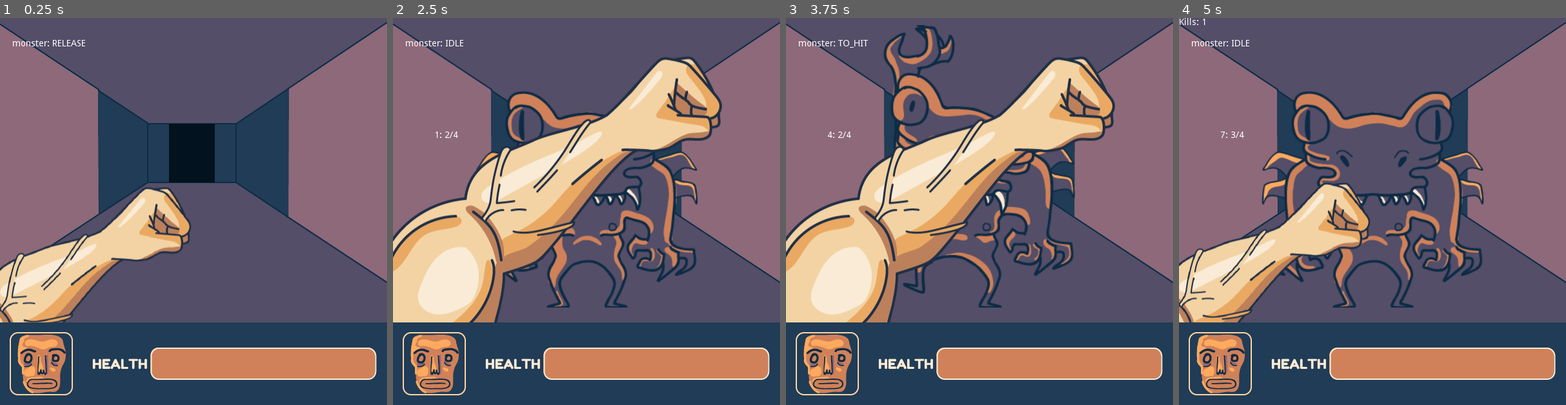
Above: before the commit, frames 1-4 (left to right).
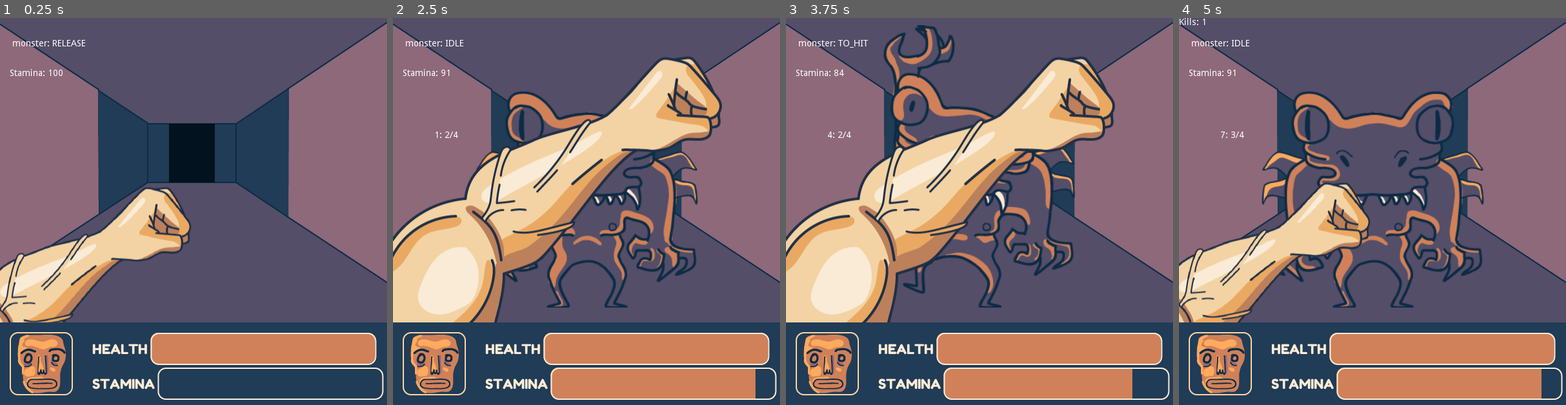
Above: after the commit, the same moments.

Repository: blackmambastudio/mocho
Game: Godot game, scene res://Game.tscn
The game is run twice, just before and just after one commit, with the same random seed, the same clock (stepped at 60 frames per second) and the same inputs.
Inputs (mouse positions are in pixels of both pictures, inside the frame that each line leads up to):
- Up to frame 1 (0.25 s): no input
- Up to frame 2 (2.5 s): hold Right (ui_right) 0.53-1.28 s; tap D (block) at 0.6, 1.55, 2.1 s; click (586, 211) at 0.67 s; tap K (hit) at 0.8, 1.35, 2.3 s; tap Enter at 1.25 s; move the mouse to (509, 230) at 1.27 s; click (509, 230) at 1.42 s; move the mouse to (625, 126) at 2.02 s; hold Right (ui_right) from 2.03 s (still down); click (625, 126) at 2.17 s
- Up to frame 3 (3.75 s): tap Space at 2.75 s; move the mouse to (960, 288) at 2.77 s; tap K (hit) at 2.85 s; click (960, 288) at 2.92 s; tap D (block) at 3.05, 3.6 s; move the mouse to (1095, 269) at 3.52 s; release Right (ui_right) at 3.53 s; click (1095, 269) at 3.67 s
- Up to frame 4 (5 s): tap K (hit) at 3.8, 4.35 s; move the mouse to (1256, 153) at 4.27 s; click (1256, 153) at 4.42 s; tap D (block) at 4.55 s

The runs differ from the first frame. In frame 1, 6.0% of the frame differs, in the area x 2-100%, y 13-99%; in frame 2, 7.2%; in frame 3, 7.1%; in frame 4, 7.2%.

Commit message:
simple stamina first attemp

Diff:
--- a/GUI.gd
+++ b/GUI.gd
@@ -1,6 +1,7 @@
 extends CanvasLayer
 
 onready var _health = $GUI/HUD/VBoxContainer/HealthContainer/HealthBar
+onready var _stamina = $GUI/HUD/VBoxContainer/StaminaContainer/StaminaBar
 
 # Called when the node enters the scene tree for the first time.
 func _ready():
@@ -9,3 +10,6 @@
 func update_health(value):
 	_health.set_value(value)
 	# TODO: Update the face of Mocho
+
+func update_stamina(value):
+	_stamina.set_value(value)
--- a/GUI.tscn
+++ b/GUI.tscn
@@ -37,7 +37,6 @@
 texture = ExtResource( 2 )
 
 [node name="VBoxContainer" type="VBoxContainer" parent="GUI/HUD"]
-editor/display_folded = true
 anchor_left = 1.0
 anchor_right = 1.0
 margin_left = -457.0
@@ -47,9 +46,8 @@
 alignment = 1
 
 [node name="HealthContainer" type="HBoxContainer" parent="GUI/HUD/VBoxContainer"]
-margin_top = 23.0
-margin_right = 441.0
-margin_bottom = 73.0
+margin_right = 452.0
+margin_bottom = 50.0
 
 [node name="Text" type="Label" parent="GUI/HUD/VBoxContainer/HealthContainer"]
 margin_top = 12.0
@@ -65,3 +63,23 @@
 margin_bottom = 50.0
 texture_over = ExtResource( 4 )
 texture_progress = ExtResource( 5 )
+
+[node name="StaminaContainer" type="HBoxContainer" parent="GUI/HUD/VBoxContainer"]
+margin_top = 54.0
+margin_right = 452.0
+margin_bottom = 104.0
+
+[node name="Text" type="Label" parent="GUI/HUD/VBoxContainer/StaminaContainer"]
+margin_top = 12.0
+margin_right = 97.0
+margin_bottom = 38.0
+custom_fonts/font = SubResource( 1 )
+custom_colors/font_color = Color( 1, 0.92549, 0.839216, 1 )
+text = "STAMINA"
+
+[node name="StaminaBar" type="TextureProgress" parent="GUI/HUD/VBoxContainer/StaminaContainer"]
+margin_left = 101.0
+margin_right = 452.0
+margin_bottom = 50.0
+texture_over = ExtResource( 4 )
+texture_progress = ExtResource( 5 )
--- a/Game.gd
+++ b/Game.gd
@@ -35,6 +35,7 @@
 func kill_monster():
 	if !current_monster: return
 	yield(current_monster.get_damage(100000), "completed")
+	$Mocho.add_stamina(10)
 #	current_monster.get_damage(100000)
 	if current_monster.hp < 0:
 		var Death = alien_death.instance()
@@ -92,6 +93,9 @@
 
 func on_monster_updated(status):
 	if status == STATUS.HIT:
+		var damage = current_monster.damage
+		if $Mocho.stamina < 10:
+			damage *= 2
 		$Mocho.get_damage(current_monster.damage)
 		# Update the GUI
 		$UI.update_health($Mocho.hp)
@@ -102,3 +106,6 @@
 
 	if tick % 4 == 0:
 		$Tempo.text = str(beat) + ': '+str(tick/4 + 1) + '/4'
+	if tick == 0:
+		$Mocho.add_stamina(1)
+		$UI.update_stamina($Mocho.stamina)
--- a/Game.tscn
+++ b/Game.tscn
@@ -92,6 +92,7 @@
 hp = 100.0
 
 [node name="AudioManager" type="Control" parent="."]
+editor/display_folded = true
 margin_right = 40.0
 margin_bottom = 40.0
 script = ExtResource( 5 )
--- a/Mocho.gd
+++ b/Mocho.gd
@@ -3,19 +3,41 @@
 onready var block_blood = preload("res://BlockBlood.tscn")
 
 var AM
+var stamina = 100
 
 func _ready():
 	AM = get_node("../AudioManager")
 
+func hit():
+	if stamina < 10: return
+	.hit()
+
+func add_stamina(value):
+	if self.hp <= 0: return
+	self.stamina += value
+	if self.stamina < 0:
+		self.stamina = 0
+	if self.stamina > 100:
+		self.stamina = 100
+
+	$Stamina.text = 'Stamina: '+str(self.stamina)
+
 func set_status(status):
 	match status:
-		STATUS.IDLE, STATUS.CANCEL:
+		STATUS.CANCEL:
+			self.add_stamina(10)
+			$ColorRect.self_modulate.a = 0
+			$Sprite.set_frame(0)
+			$AnimationPlayer.play("Idle")
+		STATUS.IDLE:
 			$ColorRect.self_modulate.a = 0
 			$Sprite.set_frame(0)
 			$AnimationPlayer.play("Idle")
 		STATUS.PARRY:
+			self.add_stamina(50)
 			$AnimationPlayer.play("ParryHit", -1, 1.3)
 		STATUS.TO_HIT:
+			self.add_stamina(-10)
 			$Sprite.set_frame(3)
 		STATUS.HIT:
 			$Sprite.set_frame(4)
@@ -44,6 +66,7 @@
 			add_child(Blood)
 			Blood.set_emitting(true)
 			$AnimationPlayer.play("BlockHit", -1, 1.3)
+			self.add_stamina(-5)
 
 #warning-ignore:unused_argument
 func _process(delta):
--- a/Mocho.tscn
+++ b/Mocho.tscn
@@ -178,3 +178,10 @@
 anchor_bottom = 1.0
 mouse_filter = 2
 color = Color( 1, 0.92549, 0.839216, 1 )
+
+[node name="Stamina" type="Label" parent="." index="6"]
+margin_left = 14.9641
+margin_top = 78.9017
+margin_right = 54.9641
+margin_bottom = 92.9017
+text = "Stamina: 100"
--- a/Monster.tscn
+++ b/Monster.tscn
@@ -65,6 +65,7 @@
 id = "monster"
 time_release = 0.35
 time_to_hit = 0.48
+damage = 10
 
 [node name="HP" parent="." index="1"]
 visible = false
